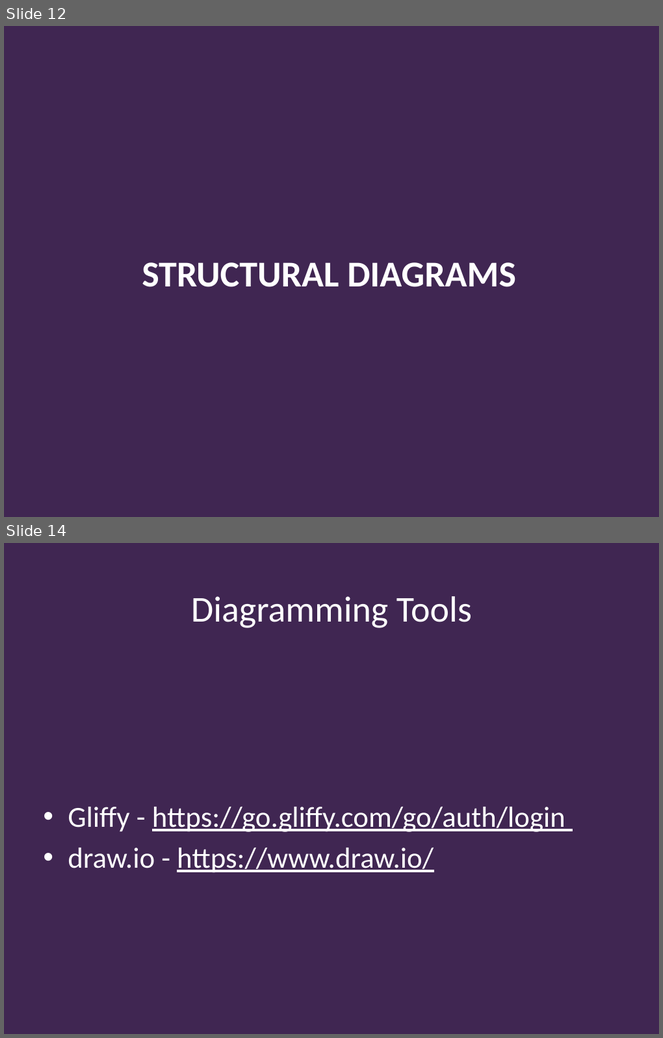
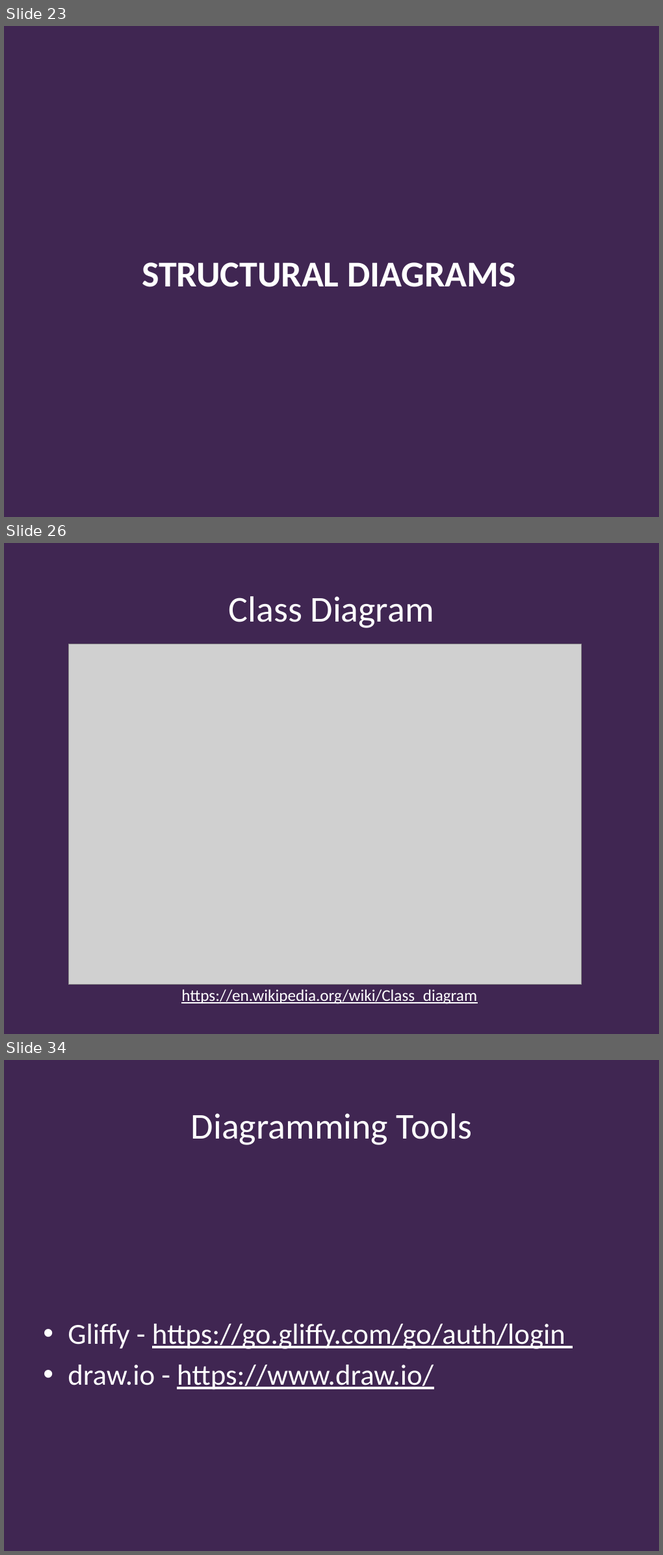
Before and after one commit to Falmouth-Games-Academy/bsc-course-materials, a slide deck: COMP140/04/2019-20-COMP140-04-lecture.pptx. Shown one above the other, each under a label of ours: slides 12 and 14 before the commit, slides 23, 26 and 34 after it; the slides between them are not shown. The pictures are 663x1038 and 663x1555 pixels, drawn with LibreOffice and Linux fonts; fonts in the diff are those of the drawing; grey boxes stand for pictures; background and template pictures are left out. Boxes give left, top, right and bottom in pixels: in the first picture for what was removed or moved away, otherwise in the second. Text is boxed around its words. In the diff, an @@ line names an element or a change of style, - is before the commit and + after.

```diff
--- a/COMP140/04/2019-20-COMP140-04-lecture.pptx
+++ b/COMP140/04/2019-20-COMP140-04-lecture.pptx
@@ slide 26 added at bbox=[4, 543, 659, 1034], background #402652 @@
@@ title added at bbox=[229, 596, 434, 628], 40 pt, text #FFFFFF @@
+Class Diagram
@@ picture added at bbox=[68, 644, 581, 985] @@
@@ text added at bbox=[181, 990, 477, 1005], 18 pt, text #FFFFFF, underline @@
+https://en.wikipedia.org/wiki/Class_diagram
@@ what was slide 12 is now slide 23 @@
@@ what was slide 14 is now slide 34 @@
```
Also in this commit, not shown: 8 slides changed, 19 other slides added, 14 other files.
